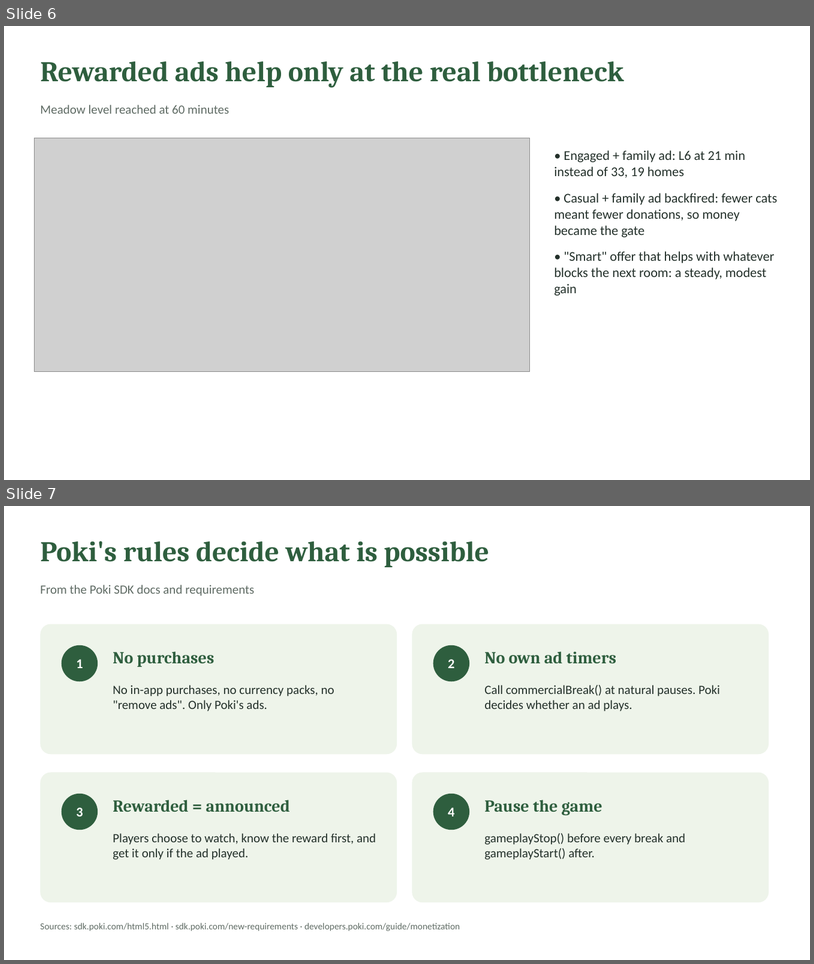
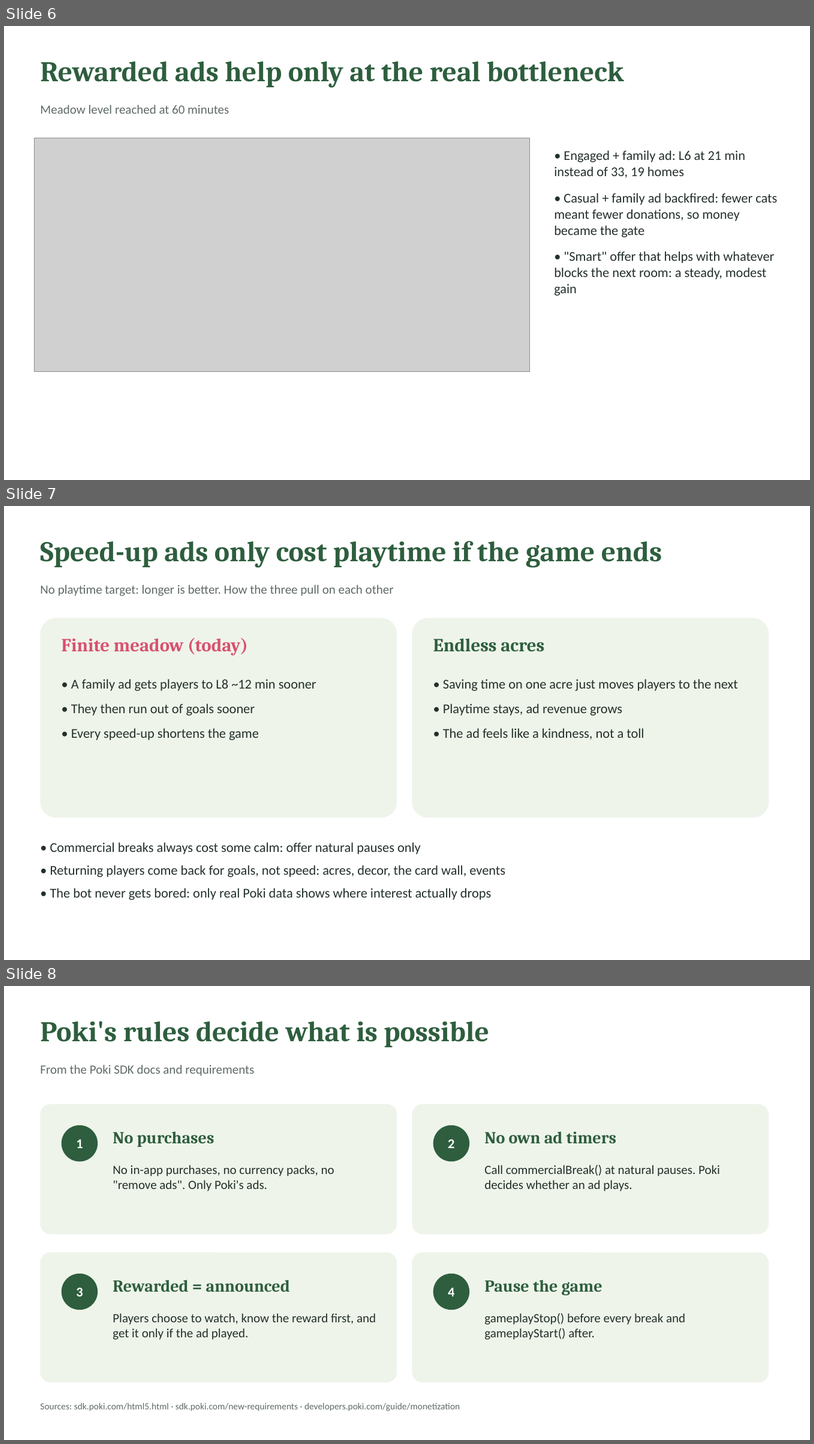
Before and after one commit to LK1248/whisker-meadow, a slide deck: docs/monetization/Whisker-Meadow-Monetization.pptx. Shown one above the other, each under a label of ours: slides 6 and 7 before the commit, slides 6, 7 and 8 after it. The pictures are 814x964 and 814x1444 pixels, drawn with LibreOffice and Linux fonts; fonts in the diff are those of the drawing; grey boxes stand for pictures. Boxes give left, top, right and bottom in pixels: in the first picture for what was removed or moved away, otherwise in the second. Text is boxed around its words. In the diff, an @@ line names an element or a change of style, - is before the commit and + after.

```diff
--- a/docs/monetization/Whisker-Meadow-Monetization.pptx
+++ b/docs/monetization/Whisker-Meadow-Monetization.pptx
@@ slide 7 added at (x1=4, y1=506, x2=810, y2=960), background #FFFFFF @@
@@ text added at (x1=40, y1=541, x2=662, y2=568), 34 pt, text #2E5E3E, bold @@
+Speed-up ads only cost playtime if the game ends
@@ text added at (x1=40, y1=585, x2=394, y2=596), 15 pt, text #5F6B64 @@
+No playtime target: longer is better. How the three pull on each other
@@ rounded rectangle added at (x1=40, y1=618, x2=397, y2=817), fill #EEF4EA @@
@@ rounded rectangle added at (x1=413, y1=618, x2=769, y2=817), fill #EEF4EA @@
@@ text added at (x1=62, y1=638, x2=248, y2=655), 22 pt, text #D9506E, bold @@
+Finite meadow (today)
@@ text added at (x1=434, y1=638, x2=545, y2=652), 22 pt, text #2E5E3E, bold @@
+Endless acres
@@ text added at (x1=71, y1=679, x2=317, y2=740), 16 pt, text #23302A @@
+• A family ad gets players to L8 ~12 min sooner
+• They then run out of goals sooner
+• Every speed-up shortens the game
@@ text added at (x1=443, y1=679, x2=738, y2=739), 16 pt, text #23302A @@
+• Saving time on one acre just moves players to the next
+• Playtime stays, ad revenue grows
+• The ad feels like a kindness, not a toll
@@ text added at (x1=50, y1=842, x2=506, y2=900), 16 pt, text #23302A @@
+• Commercial breaks always cost some calm: offer natural pauses only
+• Returning players come back for goals, not speed: acres, decor, the card wall, events
+• The bot never gets bored: only real Poki data shows where interest actually drops
@@ what was slide 7 is now slide 8 @@
```
Also in this commit, not shown: 3 slides changed, 7 other files.
